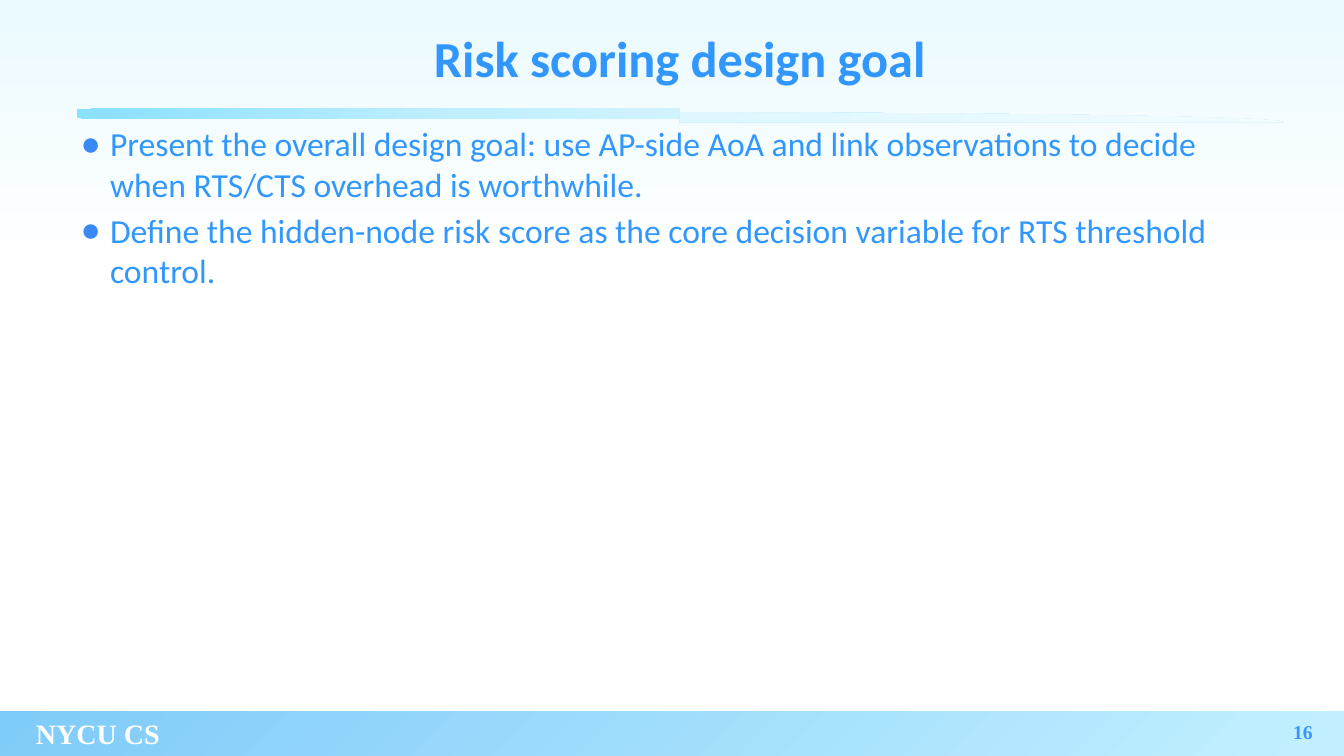
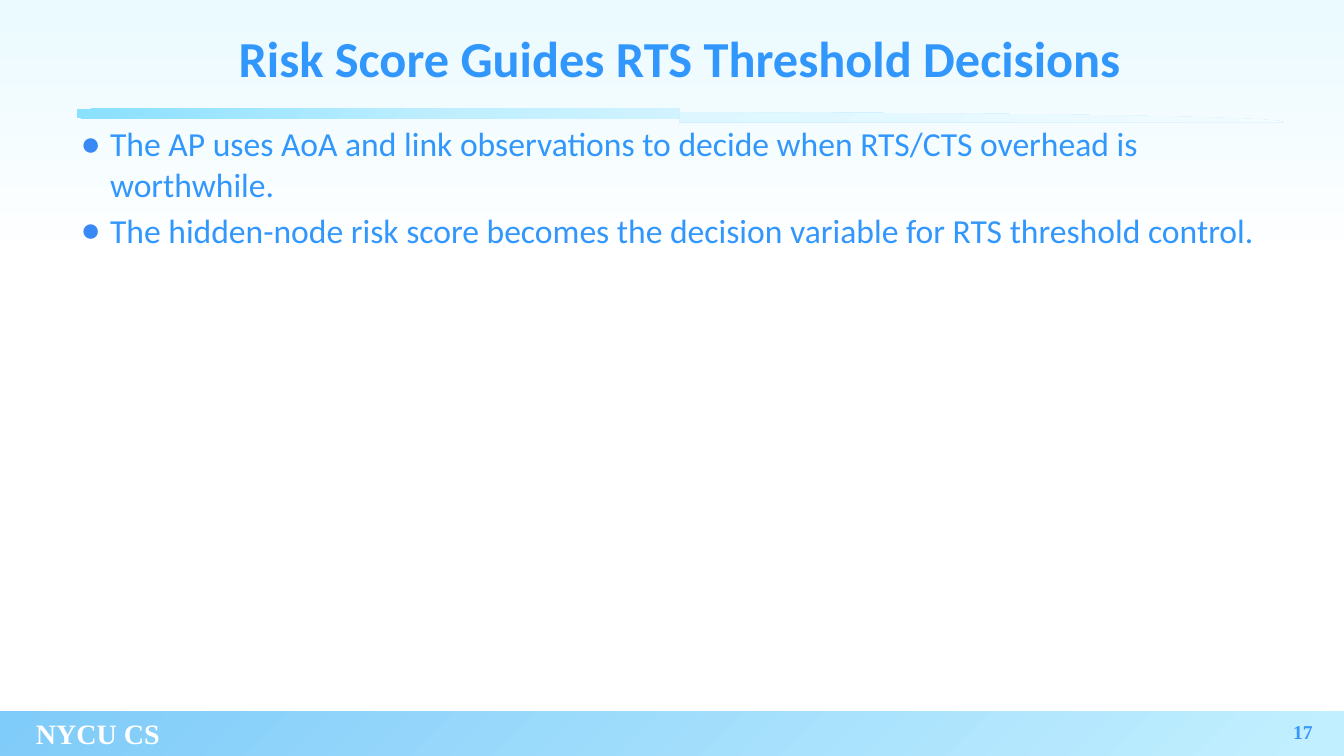
Before and after one commit to xoxonut/thesis, a slide deck: slide 17 of thesis_filled.pptx (slide 16 before the commit). Drawn at 1344x756 pixels with LibreOffice and Linux fonts; fonts in the diff are those of the drawing; background and template pictures are left out. Boxes give left, top, right and bottom in pixels: in the first picture for what was removed or moved away, otherwise in the second. Text is boxed around its words. In the diff, an @@ line names an element or a change of style, - is before the commit and + after.

```diff
--- a/thesis_filled.pptx
+++ b/thesis_filled.pptx
@@ title at [239,41,1120,78]: text changed @@
-Risk scoring design goal
+Risk Score Guides RTS Threshold Decisions
@@ text at [110,132,1253,244]: text changed @@
-● Present the overall design goal: use AP-side AoA and link observations to decide when RTS/CTS overhead is worthwhile.
-● Define the hidden-node risk score as the core decision variable for RTS threshold control.
+● The AP uses AoA and link observations to decide when RTS/CTS overhead is worthwhile.
+● The hidden-node risk score becomes the decision variable for RTS threshold control.
@@ page number at [1293,726,1313,739]: text changed @@
-16
+17
```
Also in this commit, not shown: 13 other slides changed, 2 slides added, 1 slide removed, 2 other files.
